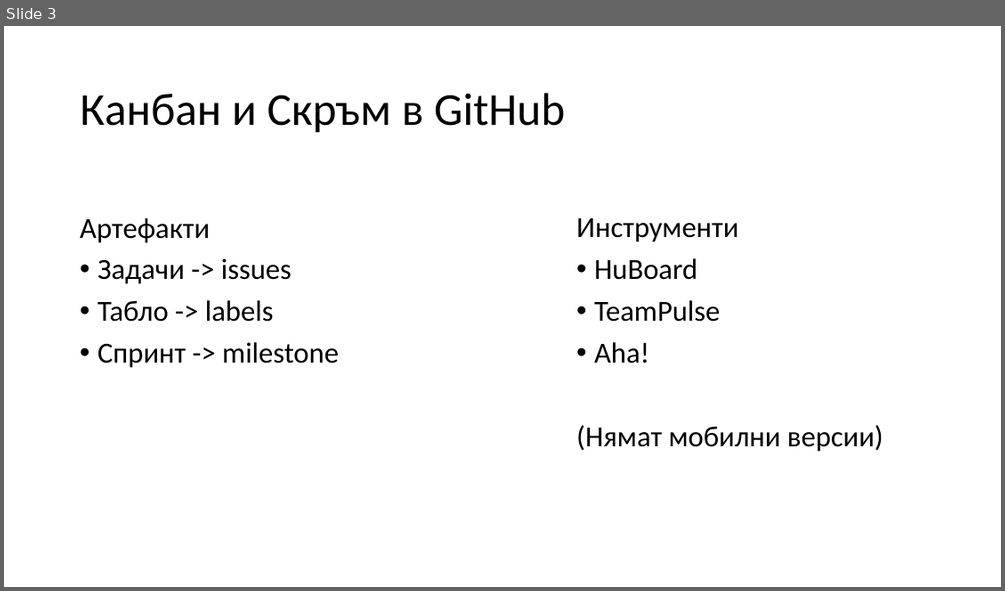
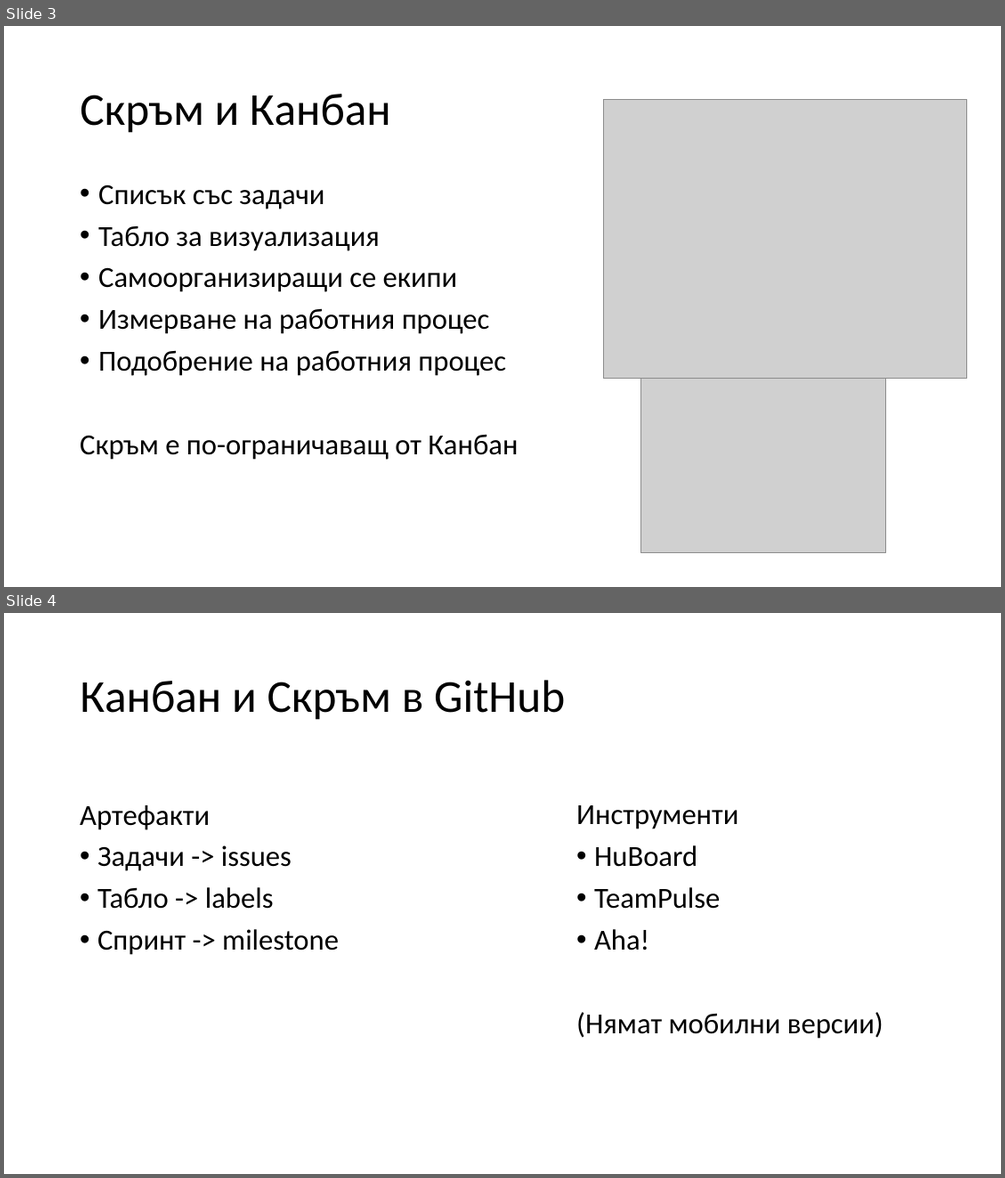
Before and after one commit to FireSt-dead/thesis, a slide deck: paperwork/presentation.ppt. Shown one above the other, each under a label of ours: slide 3 before the commit, slides 3 and 4 after it. The pictures are 1005x591 and 1005x1178 pixels, drawn with LibreOffice and Linux fonts; fonts in the diff are those of the drawing; grey boxes stand for pictures. Boxes give left, top, right and bottom in pixels: in the first picture for what was removed or moved away, otherwise in the second. Text is boxed around its words. In the diff, an @@ line names an element or a change of style, - is before the commit and + after.

```diff
--- a/paperwork/presentation.ppt
+++ b/paperwork/presentation.ppt
@@ slide 3 added at box(4, 26, 1001, 587), background #FFFFFF @@
@@ title added at box(80, 94, 391, 133), 44 pt, text #000000 @@
+Скръм и Канбан
@@ picture added at box(603, 99, 966, 378) @@
@@ text added at box(80, 184, 518, 459), 28 pt, text #000000 @@
+• Списък със задачи
+• Табло за визуализация
+• Самоорганизиращи се екипи
+• Измерване на работния процес
+• Подобрение на работния процес
+Скръм е по-ограничаващ от Канбан
@@ picture added at box(640, 378, 886, 552) @@
@@ what was slide 3 is now slide 4 @@
```
Also in this commit, not shown: 2 slides changed, 3 other slides added, 2 slides removed.
